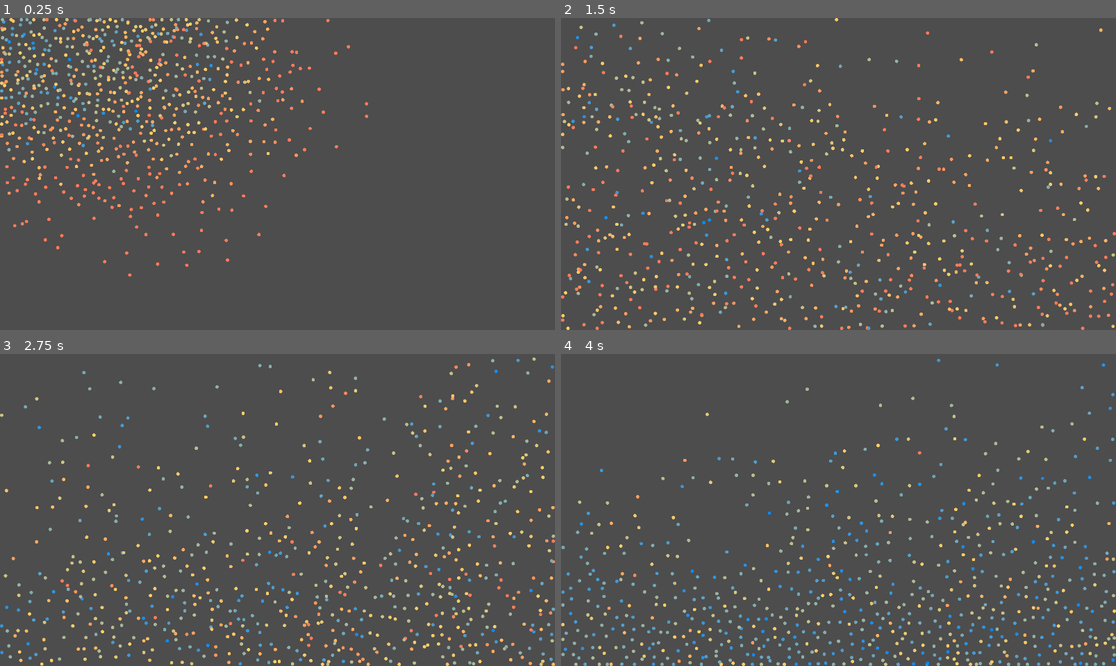
Above: before the commit, frames 1-4 (two rows, left to right).
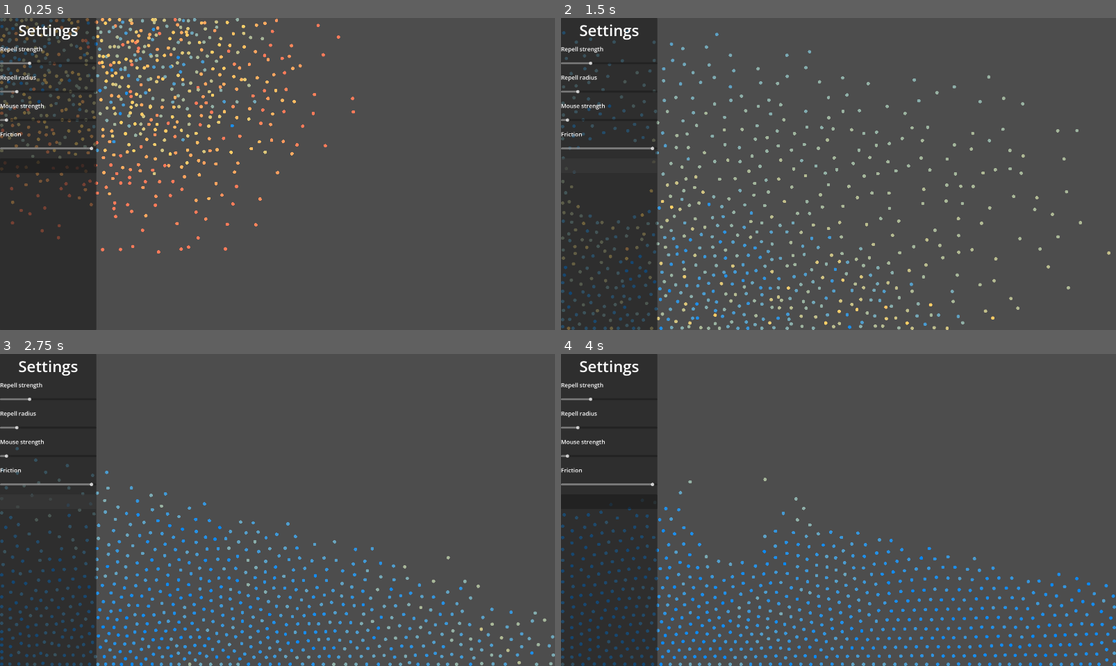
Above: after the commit, the same moments.

Repository: WilliamNord/water-simulator
Game: Godot game, scene res://world.tscn
The game is run twice, just before and just after one commit, with the same random seed, the same clock (stepped at 60 frames per second) and the same inputs.
Inputs (mouse positions are in pixels of both pictures, inside the frame that each line leads up to):
- Up to frame 1 (0.25 s): no input
- Up to frame 2 (1.5 s): click (610, 164) at 0.52 s; click (610, 164) at 1.27 s
- Up to frame 3 (2.75 s): click (49, 500) at 2.02 s
- Up to frame 4 (4 s): move the mouse to (960, 494) at 2.77 s; click (960, 494) at 2.92 s; move the mouse to (727, 525) at 3.52 s; click (727, 525) at 3.67 s

The runs differ from the first frame. In frame 1, 21% of the frame differs, in the area x 0-67%, y 0-100%; in frame 2, 22%; in frame 3, 23%; in frame 4, 23%, in the area x 0-100%, y 0-100%.

Commit message:
ferdig (nesten) settingsmeny med ulike variabler
Jeg tenker å legge til en setting hvor du kan styre tyngdekraften, fargene og antall partikler, Jeg tenker å bare slette hvor der er flere enn satt og legge til flere hvis der er færre.

Diff:
--- a/water-particle-sim/particle.gd
+++ b/water-particle-sim/particle.gd
@@ -8,7 +8,7 @@
 @export var mid_color: Color = Color("#FFD166")
 @export var fast_color: Color = Color("#FF7B5A")
 @export var max_speed: float = 1500.0
-@export var velocity_mod: float = 0.99
+@export var velocity_mod: float = 0.97
 
 
 
--- a/water-particle-sim/project.godot
+++ b/water-particle-sim/project.godot
@@ -27,3 +27,11 @@
 [global_group]
 
 particles="denne noden er en partikkel"
+
+[input]
+
+settings_ui={
+"deadzone": 0.2,
+"events": [Object(InputEventKey,"resource_local_to_scene":false,"resource_name":"","device":-1,"window_id":0,"alt_pressed":false,"shift_pressed":false,"ctrl_pressed":false,"meta_pressed":false,"pressed":false,"keycode":0,"physical_keycode":4194306,"key_label":0,"unicode":0,"location":0,"echo":false,"script":null)
+]
+}
--- /dev/null
+++ b/water-particle-sim/settings_ui.gd
@@ -0,0 +1,40 @@
+extends CanvasLayer
+
+@onready var panel               = $Panel
+@onready var repell_str_slider   = $Panel/VBoxContainer/RepellStrengthSlider
+@onready var repell_rad_slider   = $Panel/VBoxContainer/RepellRadiusSlider
+@onready var mouse_str_slider    = $Panel/VBoxContainer/MouseStrengthSlider
+@onready var friction_slider     = $Panel/VBoxContainer/FrictionSlider
+
+var manager
+
+func setup(m):
+	manager = m
+	# Fyll inn nåværende verdier fra spillet
+	repell_str_slider.value  = manager.repell_strength
+	repell_rad_slider.value  = manager.repell_radius
+	mouse_str_slider.value   = manager.mouse_repell_strength
+	friction_slider.value    = get_tree().get_nodes_in_group("particles")[0].velocity_mod
+
+func _input(event):
+	if event.is_action_pressed("settings_ui"):  # Tab
+		panel.visible = !panel.visible
+
+# --- Kobles til value_changed på hver slider ---
+
+func _on_repell_strength_changed(value):
+	if manager:
+		manager.repell_strength = value
+
+func _on_repell_radius_changed(value):
+	if manager:
+		manager.repell_radius = value
+		manager.cell_size = value  # grid må følge med
+
+func _on_mouse_strength_changed(value):
+	if manager:
+		manager.mouse_repell_strength = value
+
+func _on_friction_changed(value):
+	for p in get_tree().get_nodes_in_group("particles"):
+		p.velocity_mod = value
--- a/water-particle-sim/world.gd
+++ b/water-particle-sim/world.gd
@@ -6,13 +6,15 @@
 var screen_width = 1920 / 2
 @export var spawn_area: Rect2 = Rect2(Vector2(0, 0), Vector2(screen_width, screen_height))
 
+var manager
+
 func _ready():
 	DisplayServer.window_set_size(Vector2i(screen_width, screen_height))
 	#Engine.physics_ticks_per_second = 100
 	#Engine.time_scale = 1.0
 
 	# Lag particle manager først
-	var manager = Node2D.new()
+	manager = Node2D.new()
 	manager.set_script(preload("res://particle_manager.gd"))
 	add_child(manager)
 
@@ -24,3 +26,7 @@
 		)
 		p.global_position = rand_pos
 		add_child(p)
+
+	# Koble UI til manager etter at partikler er spawnet
+	await get_tree().process_frame
+	$settings_ui.setup(manager)
--- a/water-particle-sim/world.tscn
+++ b/water-particle-sim/world.tscn
@@ -1,6 +1,89 @@
 [gd_scene format=3 uid="uid://cjk14ihlswsf2"]
 
 [ext_resource type="Script" uid="uid://cvg2ypo1gvxd2" path="res://world.gd" id="1_f3sb7"]
+[ext_resource type="Script" uid="uid://bwcbs350oke0a" path="res://settings_ui.gd" id="2_fj7yv"]
 
 [node name="World" type="Node2D" unique_id=737754421]
 script = ExtResource("1_f3sb7")
+
+[node name="settings_ui" type="CanvasLayer" parent="." unique_id=497980331]
+script = ExtResource("2_fj7yv")
+
+[node name="Panel" type="Panel" parent="settings_ui" unique_id=1062517592]
+custom_minimum_size = Vector2(400, 0)
+anchors_preset = 9
+anchor_bottom = 1.0
+grow_vertical = 2
+size_flags_horizontal = 4
+
+[node name="VBoxContainer" type="VBoxContainer" parent="settings_ui/Panel" unique_id=1830818447]
+layout_mode = 1
+anchors_preset = 15
+anchor_right = 1.0
+anchor_bottom = 1.0
+grow_horizontal = 2
+grow_vertical = 2
+theme_override_constants/separation = 12
+
+[node name="SettingsLabel" type="Label" parent="settings_ui/Panel/VBoxContainer" unique_id=1504776613]
+custom_minimum_size = Vector2(0, 100)
+layout_mode = 2
+theme_override_font_sizes/font_size = 64
+text = "Settings"
+horizontal_alignment = 1
+vertical_alignment = 1
+
+[node name="RepellStrengthLabel" type="Label" parent="settings_ui/Panel/VBoxContainer" unique_id=1100626120]
+layout_mode = 2
+theme_override_font_sizes/font_size = 24
+text = "Repell strength"
+
+[node name="RepellStrengthSlider" type="HSlider" parent="settings_ui/Panel/VBoxContainer" unique_id=1037848089]
+custom_minimum_size = Vector2(0, 60)
+layout_mode = 2
+max_value = 2000.0
+step = 5.0
+page = 40.0
+
+[node name="RepellRadiusLabel" type="Label" parent="settings_ui/Panel/VBoxContainer" unique_id=1937241851]
+layout_mode = 2
+theme_override_font_sizes/font_size = 24
+text = "Repell radius"
+
+[node name="RepellRadiusSlider" type="HSlider" parent="settings_ui/Panel/VBoxContainer" unique_id=746557960]
+custom_minimum_size = Vector2(0, 60)
+layout_mode = 2
+min_value = 1.0
+max_value = 300.0
+value = 1.0
+
+[node name="MouseStrengthLabel" type="Label" parent="settings_ui/Panel/VBoxContainer" unique_id=1118295603]
+layout_mode = 2
+theme_override_font_sizes/font_size = 24
+text = "Mouse strength"
+
+[node name="MouseStrengthSlider" type="HSlider" parent="settings_ui/Panel/VBoxContainer" unique_id=1672736762]
+custom_minimum_size = Vector2(0, 60)
+layout_mode = 2
+max_value = 2000.0
+step = 5.0
+
+[node name="FrictionLabel" type="Label" parent="settings_ui/Panel/VBoxContainer" unique_id=1447186780]
+layout_mode = 2
+theme_override_font_sizes/font_size = 24
+text = "Friction"
+
+[node name="FrictionSlider" type="HSlider" parent="settings_ui/Panel/VBoxContainer" unique_id=20563206]
+custom_minimum_size = Vector2(0, 60)
+layout_mode = 2
+max_value = 1.0
+step = 0.001
+
+[node name="Button" type="Button" parent="settings_ui/Panel/VBoxContainer" unique_id=1526995655]
+custom_minimum_size = Vector2(0, 60)
+layout_mode = 2
+
+[connection signal="value_changed" from="settings_ui/Panel/VBoxContainer/RepellStrengthSlider" to="settings_ui" method="_on_repell_strength_changed"]
+[connection signal="value_changed" from="settings_ui/Panel/VBoxContainer/RepellRadiusSlider" to="settings_ui" method="_on_repell_radius_changed"]
+[connection signal="value_changed" from="settings_ui/Panel/VBoxContainer/MouseStrengthSlider" to="settings_ui" method="_on_mouse_strength_changed"]
+[connection signal="value_changed" from="settings_ui/Panel/VBoxContainer/FrictionSlider" to="settings_ui" method="_on_friction_changed"]
Not shown, added: water-particle-sim/settings_ui.gd.uid
